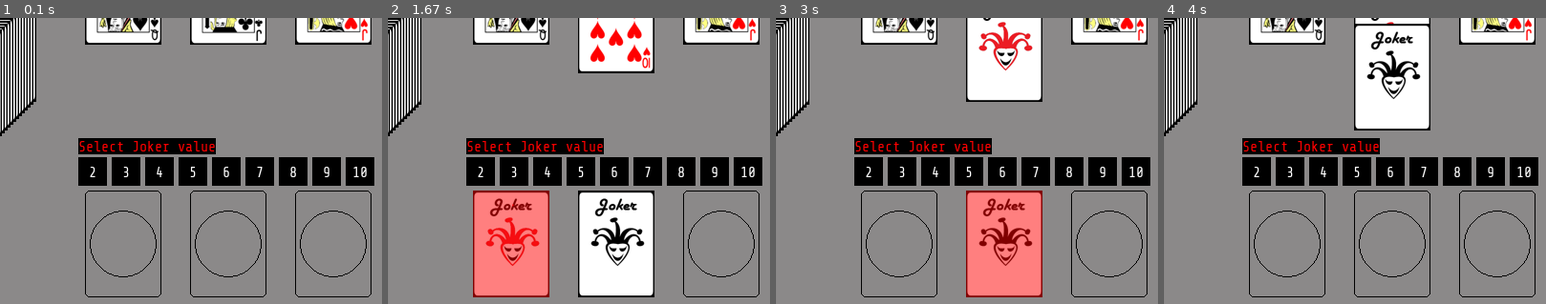
Above: before the commit, frames 1-4 (left to right).
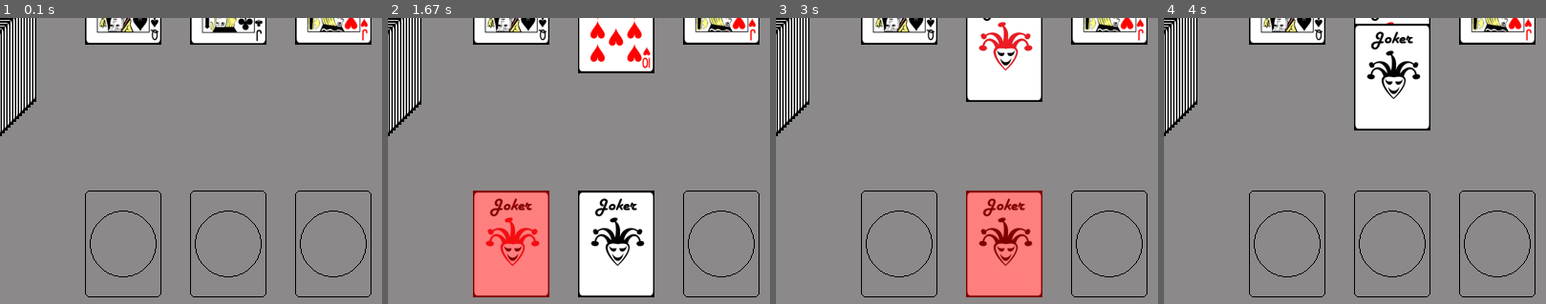
Above: after the commit, the same moments.

Repository: gr8tech/CardGames
Game: pygame game, started from royalexec.py
Two runs of this game, one before a commit and one after it. Both use one fixed random seed, a clock stepped at 60 frames per second and the inputs below.
Inputs (mouse positions are % of the whole screen's width and height, from its top left):
- Up to frame 1 (0.1 s): no input
- Up to frame 2 (1.67 s): click (15, 50) at 0.38 s; press the mouse at (59, 75) at 0.7 s; move the mouse to (38, 45) at 0.8 s; release the mouse at (17, 15) at 0.93 s; click (47, 33) at 1.05 s; click (36, 78) at 1.38 s
- Up to frame 3 (3 s): press the mouse at (47, 33) at 1.7 s; move the mouse to (64, 28) at 1.8 s; release the mouse at (82, 22) at 1.93 s; press the mouse at (50, 65) at 2.03 s; move the mouse to (42, 72) at 2.13 s; release the mouse at (35, 79) at 2.27 s; click (46, 85) at 2.88 s
- Up to frame 4 (4 s): press the mouse at (46, 85) at 3.2 s; move the mouse to (45, 52) at 3.3 s; release the mouse at (44, 20) at 3.43 s; press the mouse at (46, 85) at 3.53 s; move the mouse to (38, 70) at 3.63 s; release the mouse at (29, 54) at 3.77 s; press the mouse at (50, 31) at 3.87 s; move the mouse to (56, 48) at 3.97 s
The pictures show only the part of the screen within x 20-70%, y 38-88%; the shares and areas given below are measured in that part.

The runs differ from the first frame. In frame 1, 8.7% of the frame differs, in the area x 20-98%, y 42-59%; in frame 2, 8.7%; in frame 3, 8.7%; in frame 4, 8.7%.

Commit message:
Implemented value options when the joker is played as 1st or 2nd card. Joker card gets the value of chosen option

Diff:
--- a/royalexec.py
+++ b/royalexec.py
@@ -263,6 +263,8 @@
 selected_hand = None
 selected_royal = None
 selected_joker = False
+show_joker_options = False
+active_royal = None
 
 while True:
 
@@ -276,34 +278,41 @@
             check_options_hover(event)
 
         if event.type == pygame.MOUSEBUTTONDOWN:
-            # detect click on draw deck
-            if COORD['draw'].collidepoint(event.pos):
-                get_cards()
-            # detect click on hand
-            for hand in hands:
-                if hand.location.collidepoint(event.pos):
-                    if hand == selected_hand:
-                        selected_hand = None
-                    elif hand.card != None:
-                        selected_hand = hand
-
-            # detect click on royal
-            for royal in royals:
-                cards = royal.cards + royal.play
-                rect = pygame.rect.Rect(royal.location.x, royal.location.y, CARD_WIDTH, ((len(cards)-1)*30) + CARD_HEIGHT)
-                if rect.collidepoint(event.pos):
-                    if selected_hand and len(royal.play) < 3:
-                        royal.play.append(selected_hand.card)
-                        selected_hand.card = None
-                        selected_hand = None
-                        if len(royal.play) == 3:
-                            pass
-
-                    # if royal == selected_royal:
-                    #     selected_royal = None
-                    # else:
-                    #     selected_royal = royal
-
+            if show_joker_options:
+                # check joker value selected
+                for option in joker_options:
+                    if option.rect.collidepoint(event.pos):
+                        active_royal.play[-1].value = option.value
+                        show_joker_options = False
+                        break
+            else:
+                # detect click on draw deck
+                if COORD['draw'].collidepoint(event.pos):
+                    get_cards()
+                # detect click on hand
+                for hand in hands:
+                    if hand.location.collidepoint(event.pos):
+                        if hand == selected_hand:
+                            selected_hand = None
+                        elif hand.card != None:
+                            selected_hand = hand
+
+                # detect click on royal
+                for royal in royals:
+                    cards = royal.cards + royal.play
+                    rect = pygame.rect.Rect(royal.location.x, royal.location.y, CARD_WIDTH, ((len(cards)-1)*30) + CARD_HEIGHT)
+                    if rect.collidepoint(event.pos):
+                        if selected_hand and len(royal.play) < 3:
+                            royal.play.append(selected_hand.card)
+                            if royal.play[-1].value =='flex' and len(royal.play) <= 2:
+                                show_joker_options = True
+                                active_royal = royal
+                            selected_hand.card = None
+                            selected_hand = None
+                            if royal.play[-1].value == None:
+                                show_joker_options == True
+                            if len(royal.play) == 3:
+                                pass
 
     SCREEN.fill(SNOW4)
     display_title()
@@ -311,7 +320,8 @@
     display_hands()
     display_discard()
     display_royals()
-    display_joker_options()
+    if show_joker_options:
+        display_joker_options()
     # display selected hand
     if selected_hand and selected_hand.card != None:
         s = pygame.Surface((CARD_WIDTH, CARD_HEIGHT), pygame.SRCALPHA)
